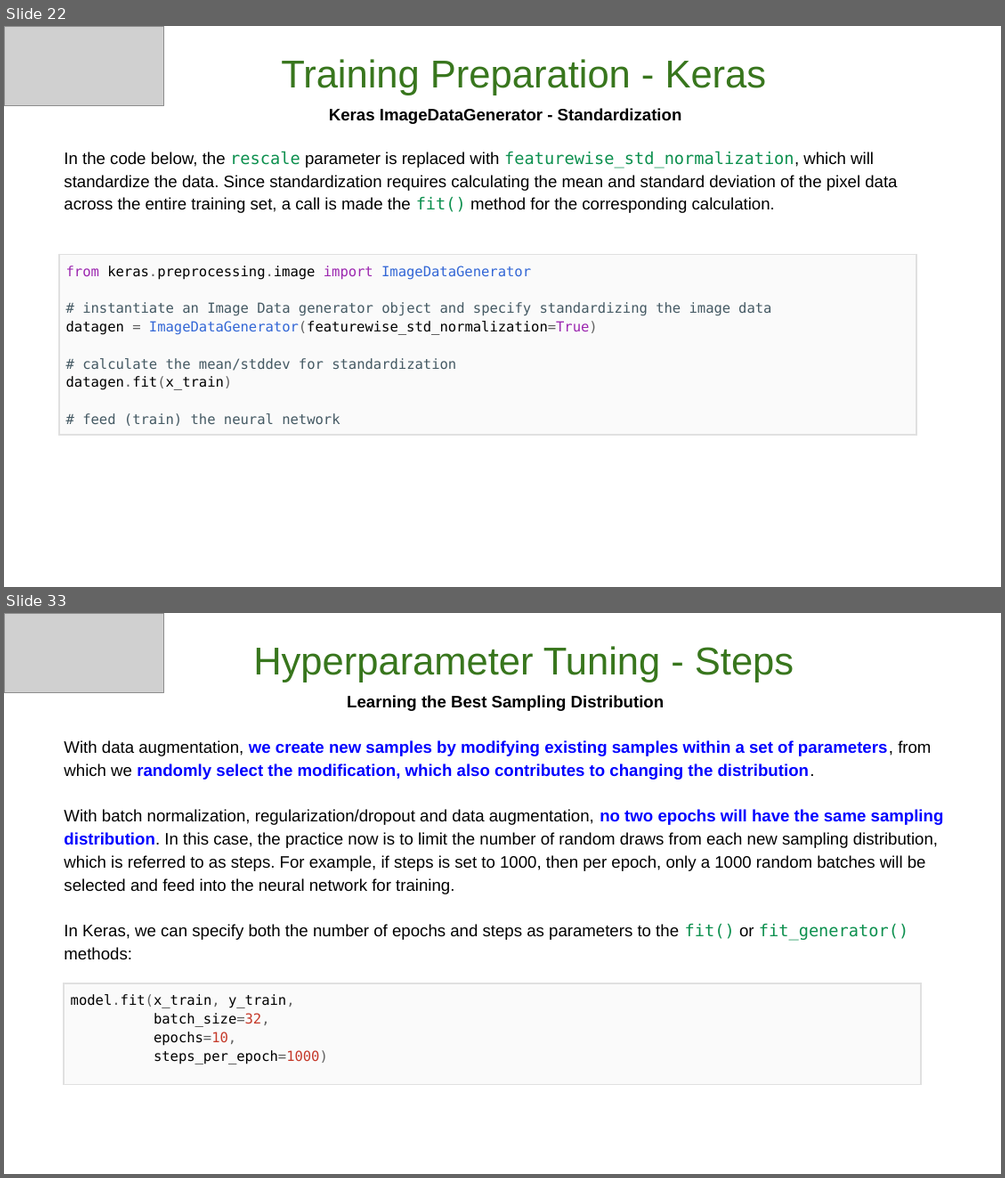
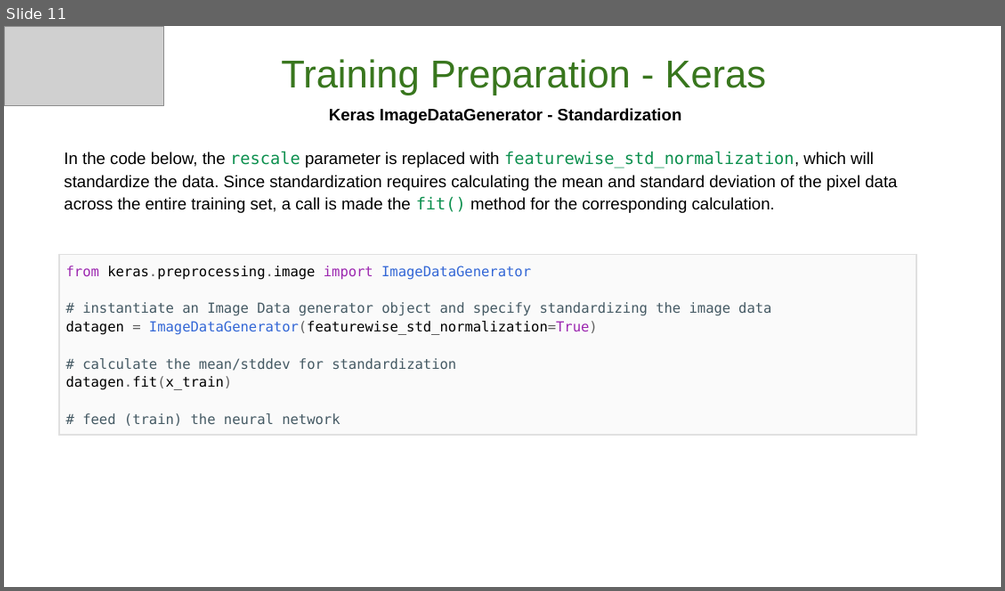
Before and after one commit to GoogleCloudPlatform/keras-idiomatic-programmer, a slide deck: workshops/The Idiomatic Programmer - Learning Keras - Workshop.pptx. Shown one above the other, each under a label of ours: slides 22 and 33 before the commit, slide 11 after it; the slides between them are not shown. The pictures are 1005x1178 and 1005x591 pixels, drawn with LibreOffice and Linux fonts; fonts in the diff are those of the drawing; grey boxes stand for pictures. Boxes give left, top, right and bottom in pixels: in the first picture for what was removed or moved away, otherwise in the second. Text is boxed around its words. In the diff, an @@ line names an element or a change of style, - is before the commit and + after.

```diff
--- a/workshops/The Idiomatic Programmer - Learning Keras - Workshop.pptx
+++ b/workshops/The Idiomatic Programmer - Learning Keras - Workshop.pptx
@@ slide 33 removed at (4, 613, 1001, 1174), background #FFFFFF @@
@@ picture removed at (4, 613, 163, 693) @@
@@ subtitle removed at (253, 646, 793, 682) @@
-Hyperparameter Tuning - Steps
@@ text removed at (64, 695, 944, 960) @@
-Learning the Best Sampling Distribution
-With data augmentation, we create new samples by modifying existing samples within a set of parameters, from which we randomly select the modification, which also contributes to changing the distribution.
-With batch normalization, regularization/dropout and data augmentation, no two epochs will have the same sampling distribution. In this case, the practice now is to limit the number of random draws from each new sampling distribution, which is referred to as steps. For example, if steps is set to 1000, then per epoch, only a 1000 random batches will be selected and feed into the neural network for training.
-In Keras, we can specify both the number of epochs and steps as parameters to the fit() or fit_generator() methods:
@@ table removed at (64, 983, 921, 1174), 1 rows, 1 columns @@
-model.fit(x_train, y_train, / batch_size=32, / epochs=10, / steps_per_epoch=1000)
@@ what was slide 22 is now slide 11 @@
```
Also in this commit, not shown: 51 other slides removed.
